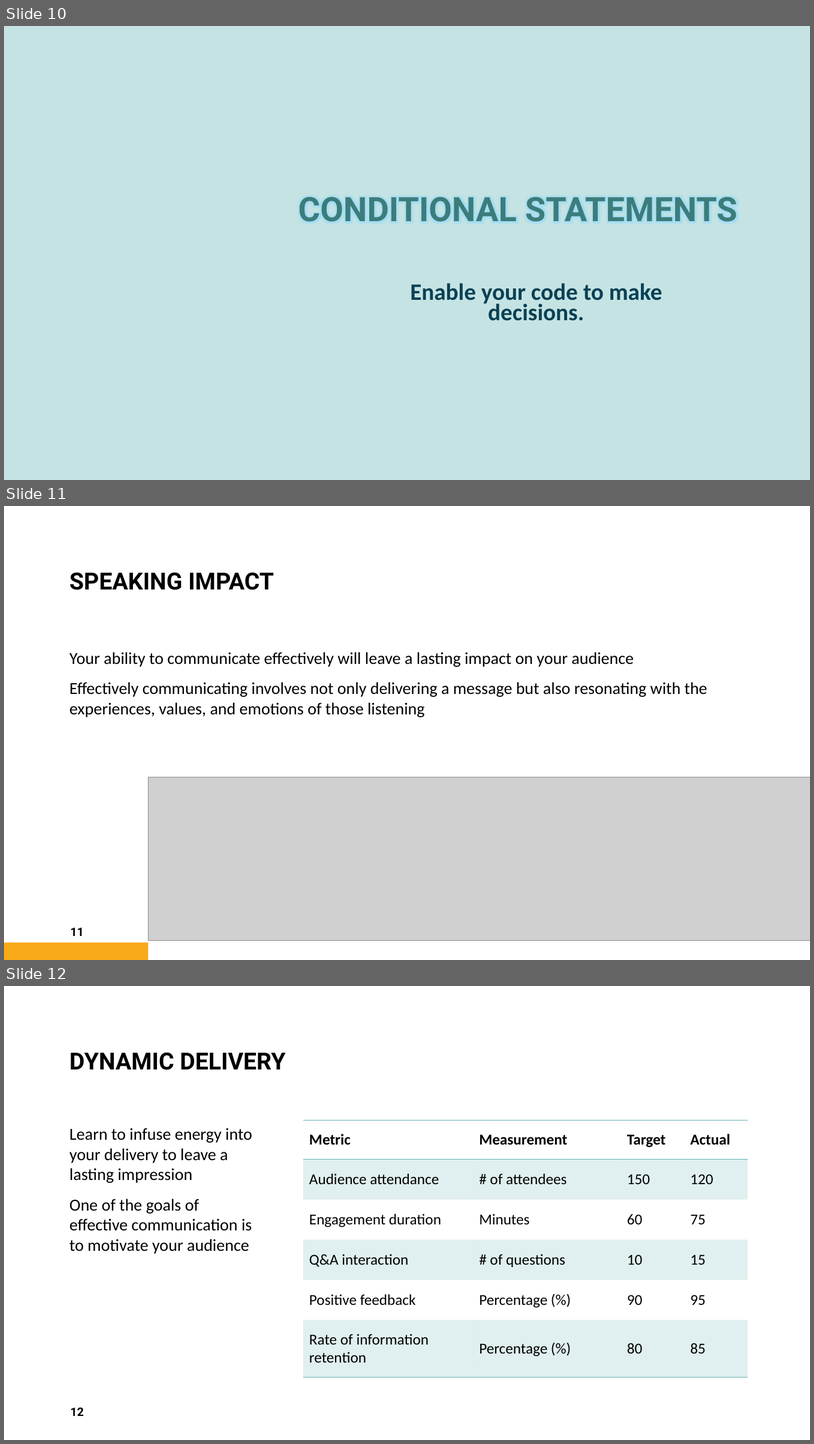
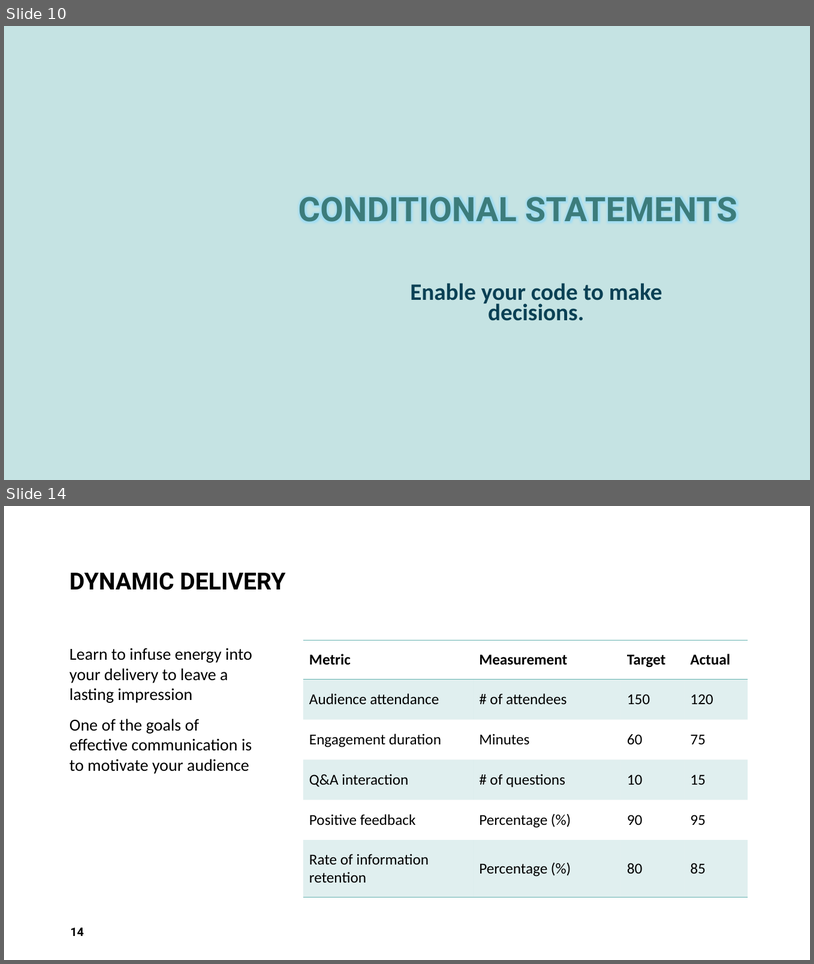
Before and after one commit to AlmightyHairball/RobotJavaClass2024, a slide deck: Presentation/Part-1.pptx. Shown one above the other, each under a label of ours: slides 10, 11 and 12 before the commit, slides 10 and 14 after it; the slides between them are not shown. The pictures are 814x1444 and 814x964 pixels, drawn with LibreOffice and Linux fonts; fonts in the diff are those of the drawing; grey boxes stand for pictures; background and template pictures are left out. Boxes give left, top, right and bottom in pixels: in the first picture for what was removed or moved away, otherwise in the second. Text is boxed around its words. In the diff, an @@ line names an element or a change of style, - is before the commit and + after.

```diff
--- a/Presentation/Part-1.pptx
+++ b/Presentation/Part-1.pptx
@@ slide 11 removed at [4, 506, 810, 960], background #FFFFFF @@
@@ title removed at [69, 572, 274, 590] @@
-SPEAKING IMPACT
@@ text removed at [69, 652, 708, 717] @@
-Your ability to communicate effectively will leave a lasting impact on your audience
-Effectively communicating involves not only delivering a message but also resonating with the experiences, values, and emotions of those listening
@@ picture removed at [148, 777, 810, 940] @@
@@ page number removed at [71, 927, 84, 936] @@
-11
@@ rectangle removed at [4, 942, 149, 960] @@
@@ what was slide 12 is now slide 14 @@
@@ page number at [71, 927, 84, 936]: text changed @@
-12
+14
```
Also in this commit, not shown: 3 slides added.
